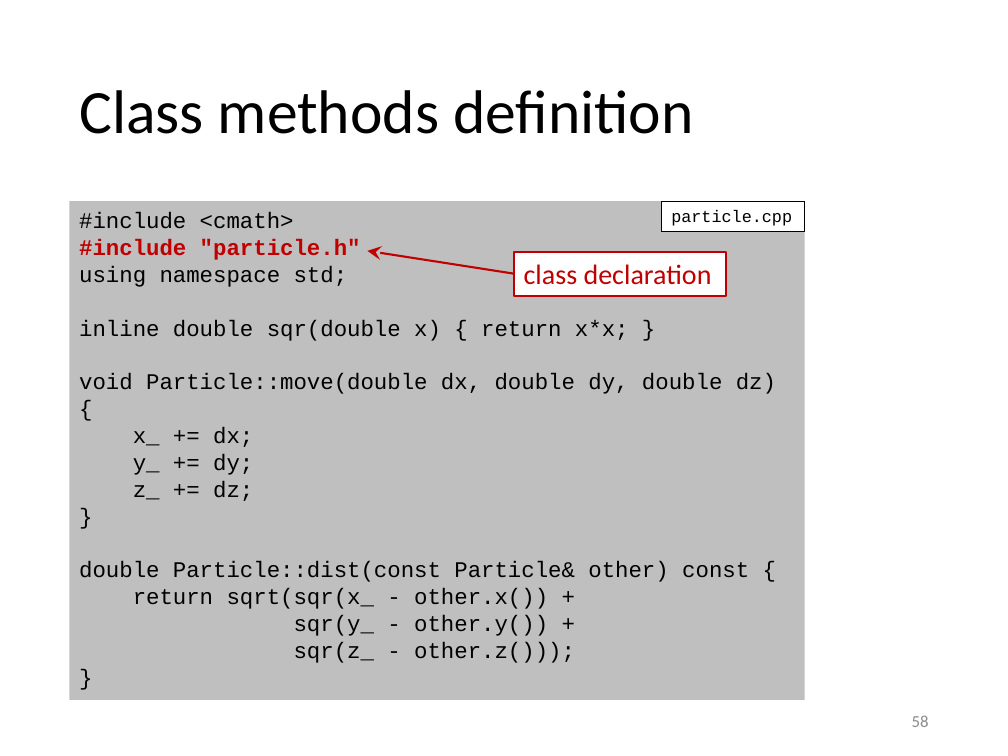
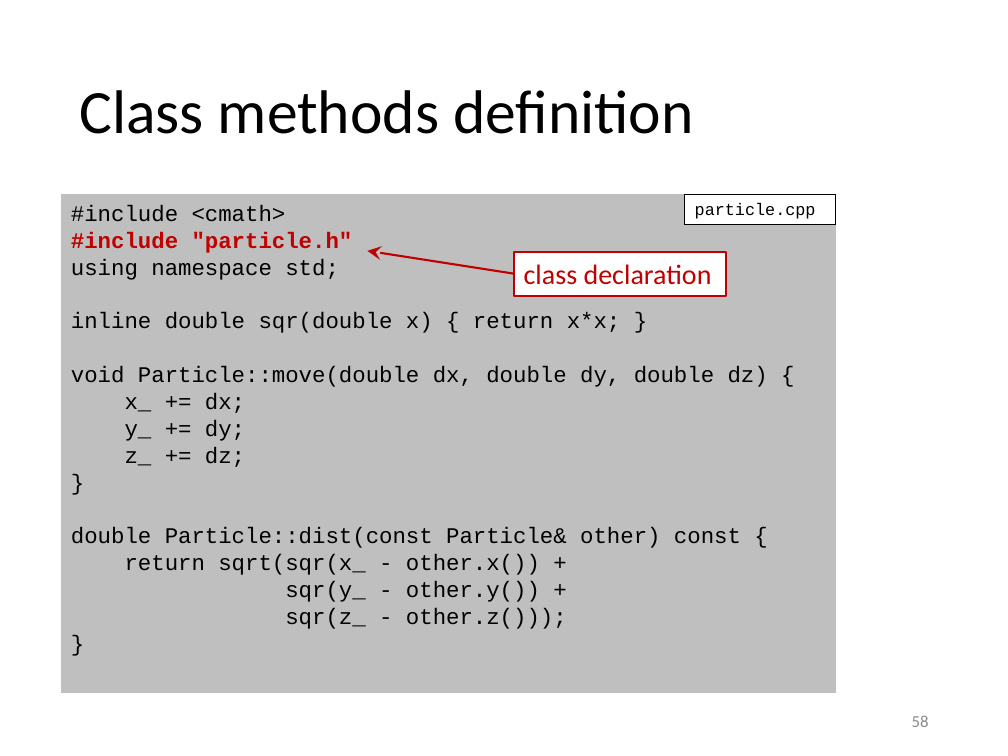
Before and after one commit to gjbex/Scientific-C-plus-plus, a slide deck: slide 58 of scientific_cpp.pptx. Drawn at 1008x756 pixels with LibreOffice and Linux fonts; fonts in the diff are those of the drawing. Boxes give left, top, right and bottom in pixels: in the first picture for what was removed or moved away, otherwise in the second. Text is boxed around its words. In the diff, an @@ line names an element or a change of style, - is before the commit and + after.

```diff
--- a/scientific_cpp.pptx
+++ b/scientific_cpp.pptx
@@ rectangle "#include <cmath>": place and size @@
-rectangle "#include <cmath>" at (70,202,805,701)
+rectangle "#include <cmath>" at (61,195,837,694)
@@ rectangle "particle.cpp": place and size @@
-rectangle "particle.cpp" at (661,202,804,232)
+rectangle "particle.cpp" at (684,195,836,225)
```
Also in this commit, not shown: 2 other slides changed.
